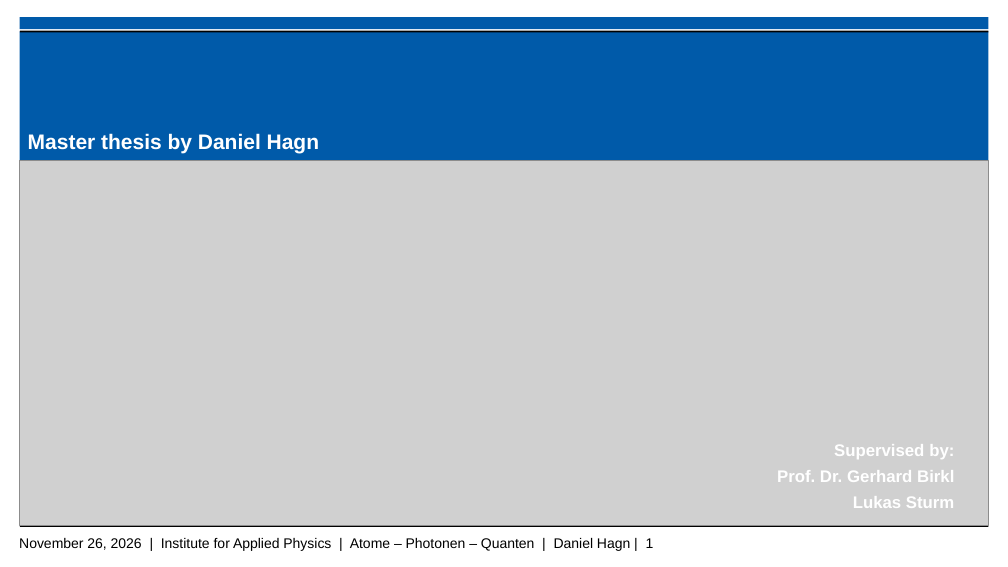
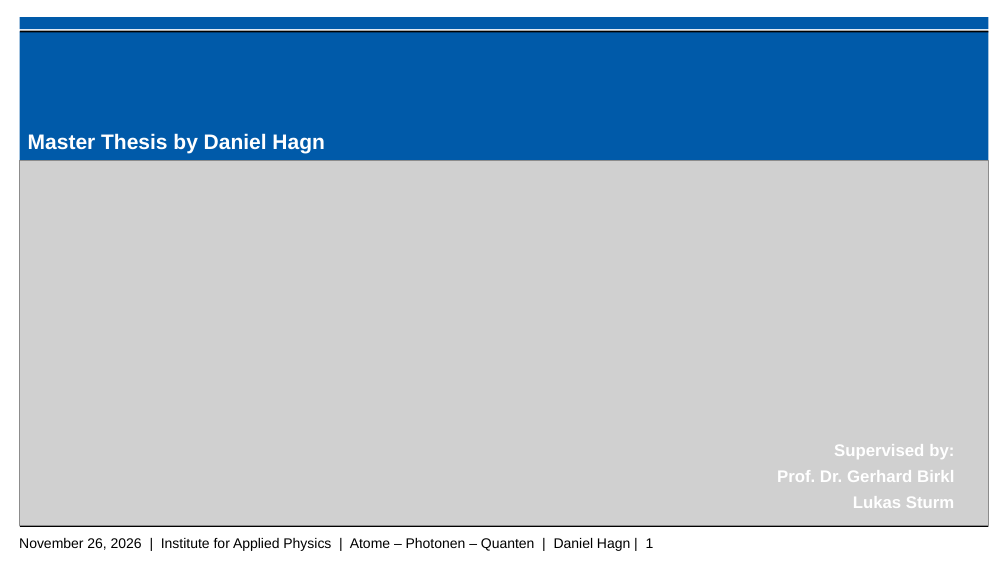
Before and after one commit to Daniel-Hagn-physik/Masterthesis_Backup, a slide deck: slide 1 of Hagn_Daniel_Mastervortrag.pptx. Drawn at 1008x567 pixels with LibreOffice and Linux fonts; fonts in the diff are those of the drawing; grey boxes stand for pictures; background and template pictures are left out. Boxes give left, top, right and bottom in pixels: in the first picture for what was removed or moved away, otherwise in the second. Text is boxed around its words. In the diff, an @@ line names an element or a change of style, - is before the commit and + after.

```diff
--- a/Hagn_Daniel_Mastervortrag.pptx
+++ b/Hagn_Daniel_Mastervortrag.pptx
@@ subtitle at (28, 133, 324, 153): text changed @@
-Master thesis by Daniel Hagn
+Master Thesis by Daniel Hagn
```
Also in this commit, not shown: 5 other slides changed, 4 slides added.
